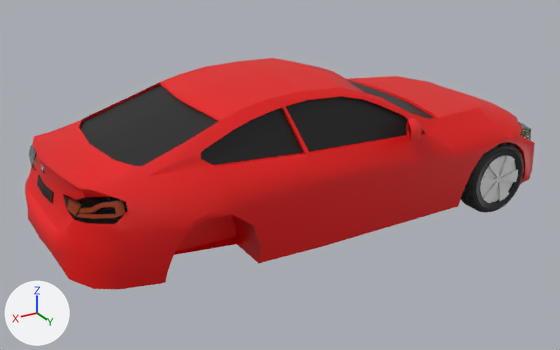
The Blender file Car Game/Assets/RabauMaterials/bmw_m4.blend: old version first, new version second.
One viewpoint serves both versions: a 50 mm camera at (2.28, 3.66, 2.13) aimed at (0.08, 0.0, 0.3). Lighting does not change. The marker at lower left points along +X, +Y and +Z.

Names of what the first picture shows: 'backlights', 'car body', 'car tires3', 'front doors', 'trunk', 'windows'.
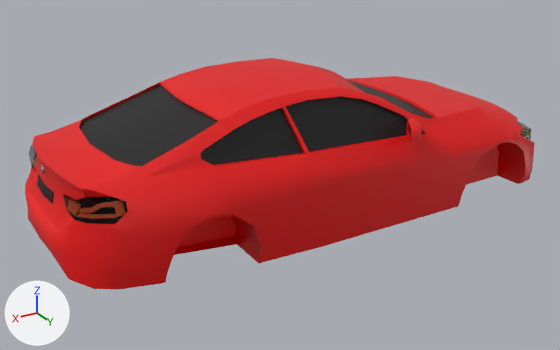
Patch to the scene script:
```diff
--- a/Car Game/Assets/RabauMaterials/bmw_m4.blend.py
+++ b/Car Game/Assets/RabauMaterials/bmw_m4.blend.py
@@ ob_car_tires3 @@
 ob_car_tires3.scale = (0.209, 0.209, 0.209)
+ob_car_tires3.hide_set(True)
```

Location of each change, (x1, y1, x2, y2) in pixels of the pictures (560 x 350 px):
'car tires3', hidden
    before: (461, 142, 524, 213)
